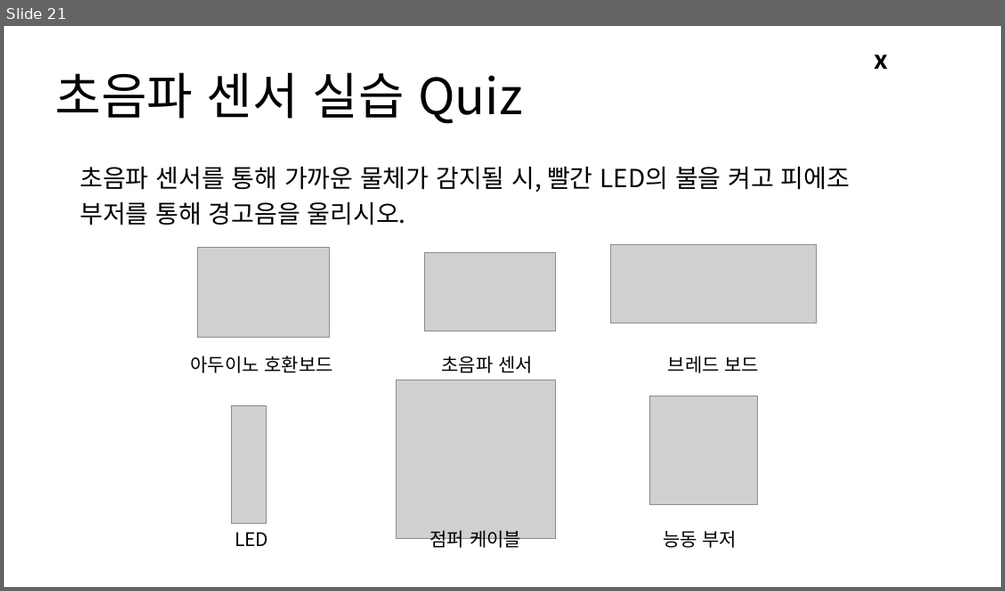
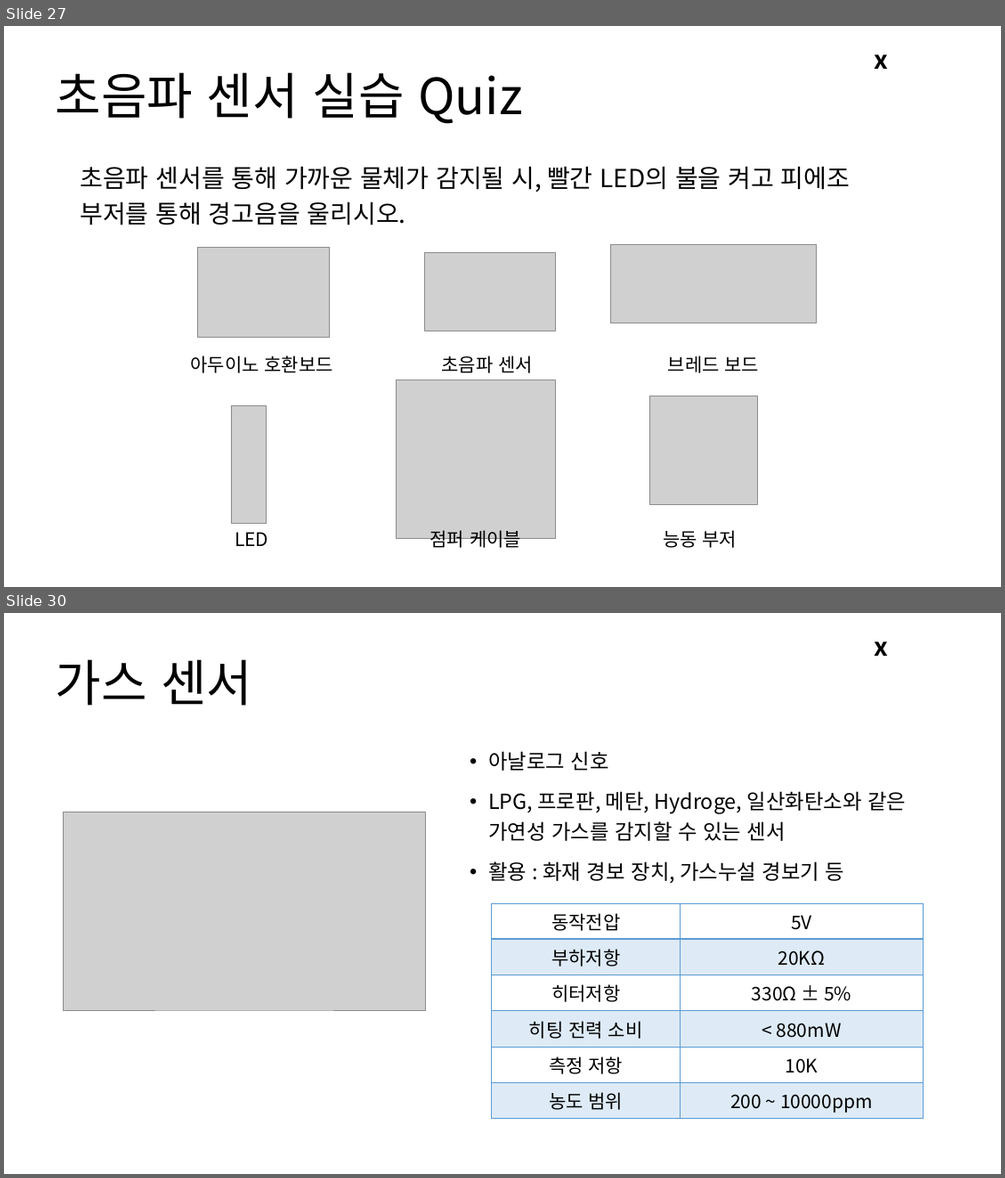
Before and after one commit to Leader-Lesson/KDT_RE_3rd, a slide deck: material/Arduino/03_아두이노 활용하기 2.pptx. Shown one above the other, each under a label of ours: slide 21 before the commit, slides 27 and 30 after it; the slides between them are not shown. The pictures are 1005x591 and 1005x1178 pixels, drawn with LibreOffice and Linux fonts; fonts in the diff are those of the drawing; grey boxes stand for pictures; background and template pictures are left out. Boxes give left, top, right and bottom in pixels: in the first picture for what was removed or moved away, otherwise in the second. Text is boxed around its words. In the diff, an @@ line names an element or a change of style, - is before the commit and + after.

```diff
--- a/material/Arduino/03_아두이노 활용하기 2.pptx
+++ b/material/Arduino/03_아두이노 활용하기 2.pptx
@@ slide 30 added at (4,613,1001,1174), background #FFFFFF; not listed: 1 template element that a slide beside it also shows @@
@@ title added at (56,659,252,706), 48 pt, text #000000 @@
+가스 센서
@@ text added at (488,751,906,883), 20 pt, text #000000 @@
+• 아날로그 신호
+• LPG, 프로판, 메탄, Hydroge, 일산화탄소와 같은 가연성 가스를 감지할 수 있는 센서
+• 활용 : 화재 경보 장치, 가스누설 경보기 등
@@ picture added at (64,811,426,1011) @@
@@ table added at (492,903,923,1118), 6 rows, 2 columns @@
+동작전압 | 5V
+부하저항 | 20KΩ
+히터저항 | 330Ω ± 5%
+히팅 전력 소비 | < 880mW
+측정 저항 | 10K
+농도 범위 | 200 ~ 10000ppm
@@ what was slide 21 is now slide 27 @@
```
Also in this commit, not shown: 3 slides changed, 25 other slides added, 8 other files.
